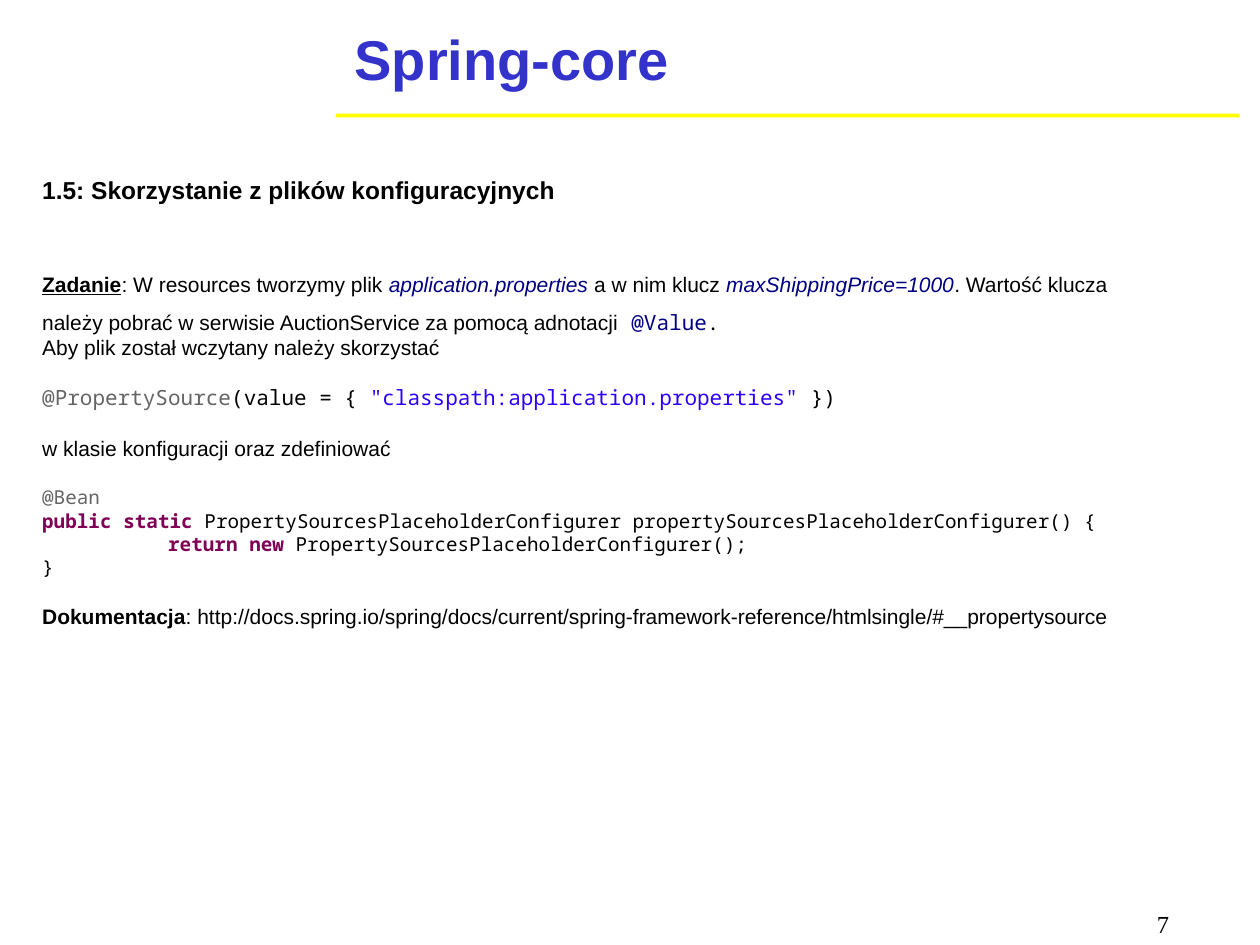
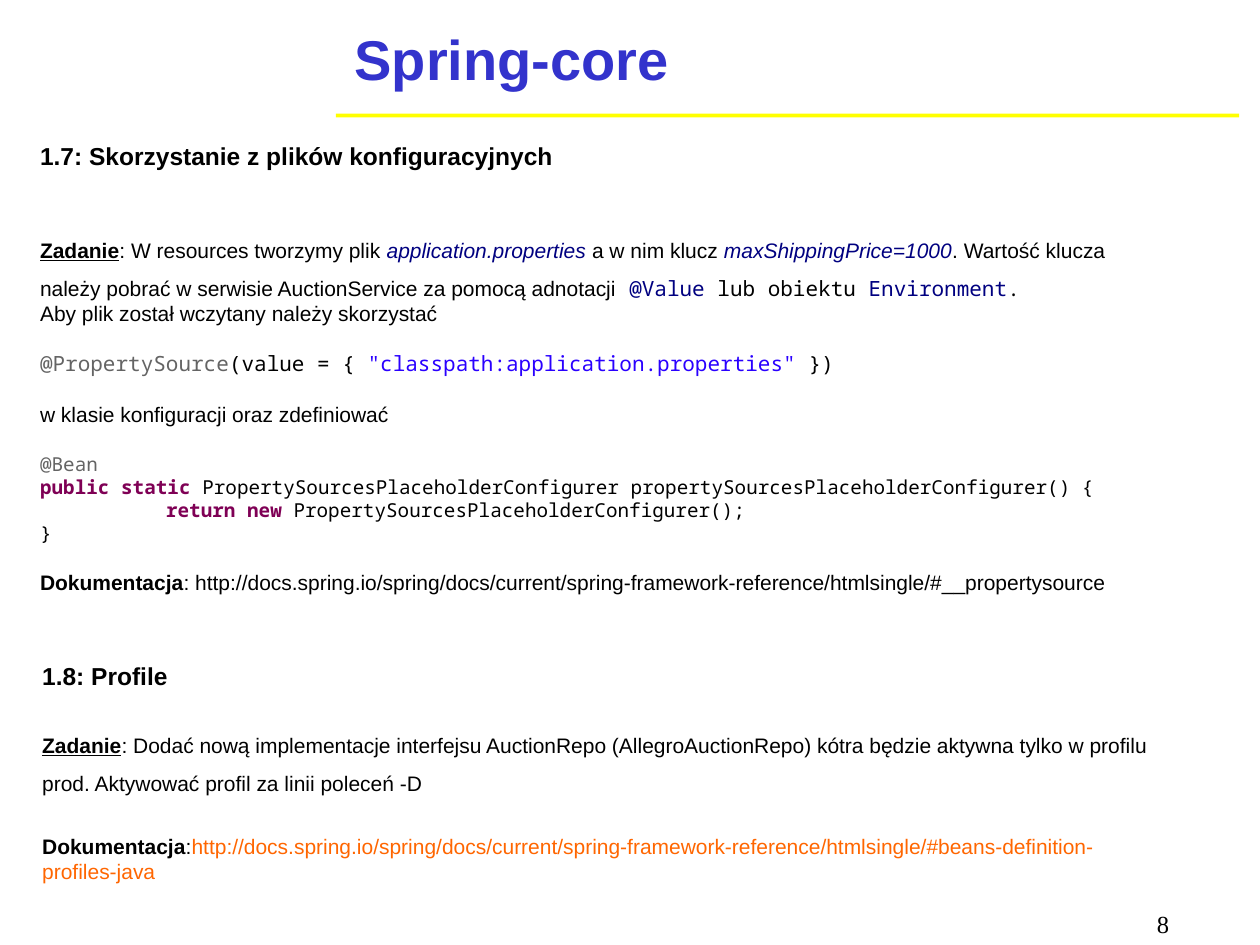
Before and after one commit to tlmikulski/spring-auction, a slide deck: slide 8 of Spring MVC.odp (slide 7 before the commit). Drawn at 1260x945 pixels with LibreOffice and Linux fonts; fonts in the diff are those of the drawing; background and template pictures are left out. Boxes give left, top, right and bottom in pixels: in the first picture for what was removed or moved away, otherwise in the second. Text is boxed around its words. In the diff, an @@ line names an element or a change of style, - is before the commit and + after.

Commit message:
profile

```diff
--- a/Spring MVC.odp
+++ b/Spring MVC.odp
@@ text "1.7: Skorzystanie z plików konfiguracyjnych": place and size @@
-text "1.7: Skorzystanie z plików konfiguracyjnych" at (42,181,1107,628)
+text "1.7: Skorzystanie z plików konfiguracyjnych" at (40,147,1105,594)
@@ text at (40,147,1105,300): text changed @@
-1.5: Skorzystanie z plików konfiguracyjnych
-Zadanie: W resources tworzymy plik application.properties a w nim klucz maxShippingPrice=1000. Wartość klucza należy pobrać w serwisie AuctionService za pomocą adnotacji @Value.
+1.7: Skorzystanie z plików konfiguracyjnych
+Zadanie: W resources tworzymy plik application.properties a w nim klucz maxShippingPrice=1000. Wartość klucza należy pobrać w serwisie AuctionService za pomocą adnotacji @Value lub obiektu Environment.
@@ text added at (42,667,1147,883), 12 pt, text #000000 @@
+1.8: Profile
+Zadanie: Dodać nową implementacje interfejsu AuctionRepo (AllegroAuctionRepo) kótra będzie aktywna tylko w profilu prod. Aktywować profil za linii poleceń -D
+Dokumentacja:http://docs.spring.io/spring/docs/current/spring-framework-reference/htmlsingle/#beans-definition-profiles-java
@@ page number at (1157,916,1169,934): text changed @@
-7
+8
```
Also in this commit, not shown: 4 other slides changed, 6 other files.
